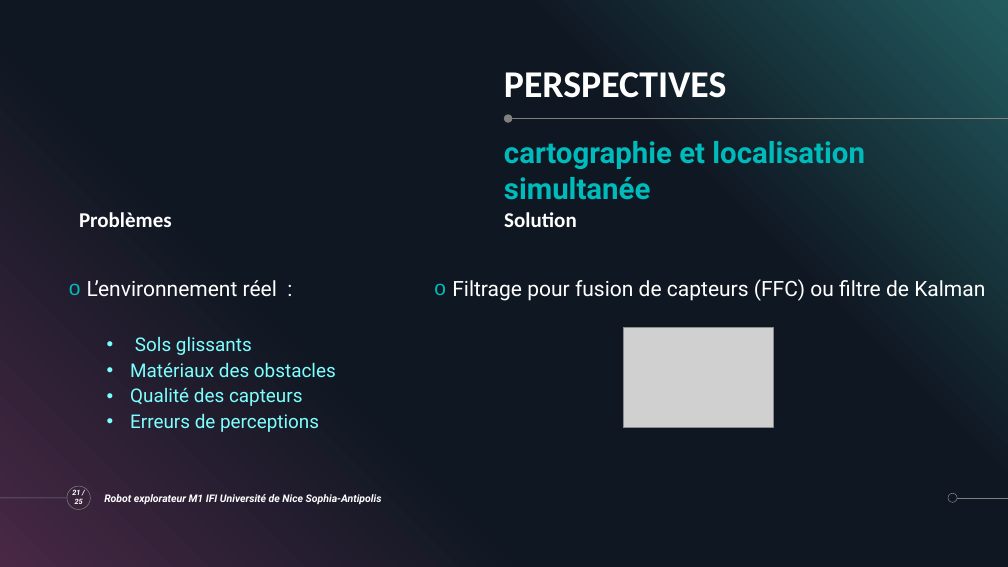
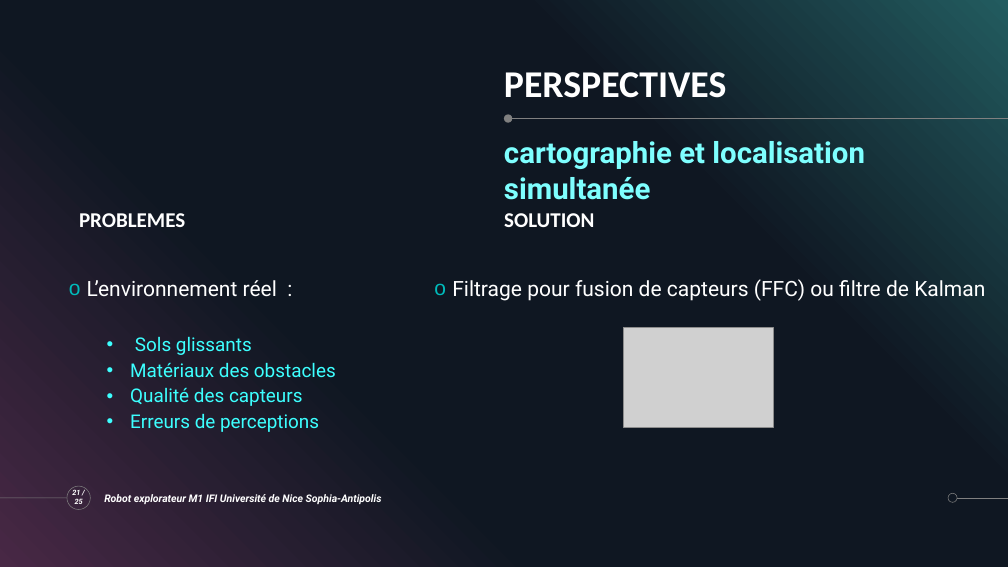
Before and after one commit to ChloeMaccarinelli/TER_M1_S2, a slide deck: slide 21 of doc/Diapo_LOTFI_MACCARINELLI_MARION.pptx. Drawn at 1008x567 pixels with LibreOffice and Linux fonts; fonts in the diff are those of the drawing; grey boxes stand for pictures. Boxes give left, top, right and bottom in pixels: in the first picture for what was removed or moved away, otherwise in the second. Text is boxed around its words. In the diff, an @@ line names an element or a change of style, - is before the commit and + after.

```diff
--- a/doc/Diapo_LOTFI_MACCARINELLI_MARION.pptx
+++ b/doc/Diapo_LOTFI_MACCARINELLI_MARION.pptx
@@ text "cartographie et localisation simultanée" at [504,141,865,200]: text colour #00BBBB to #7EFFFF @@
@@ text at [79,213,185,227]: text changed @@
-Problèmes
+PROBLEMES
@@ text at [504,213,594,227]: text changed @@
-Solution
+SOLUTION
@@ text at [130,337,336,432]: text colour #7EFFFF to #3DFFFF in "Sols glissants", "Matériaux des obstacles", "Qualité des capteurs", "Erreurs de perceptions" @@
```
Also in this commit, not shown: 19 other slides changed, 1 slide added, 1 slide removed.
